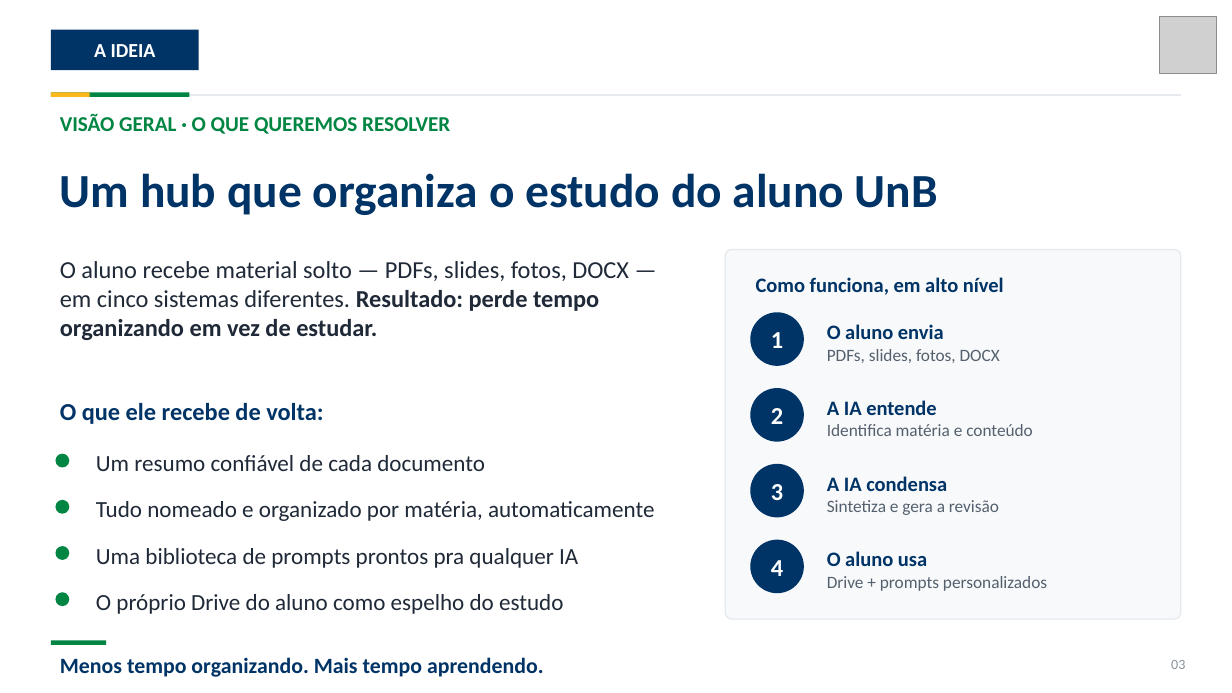
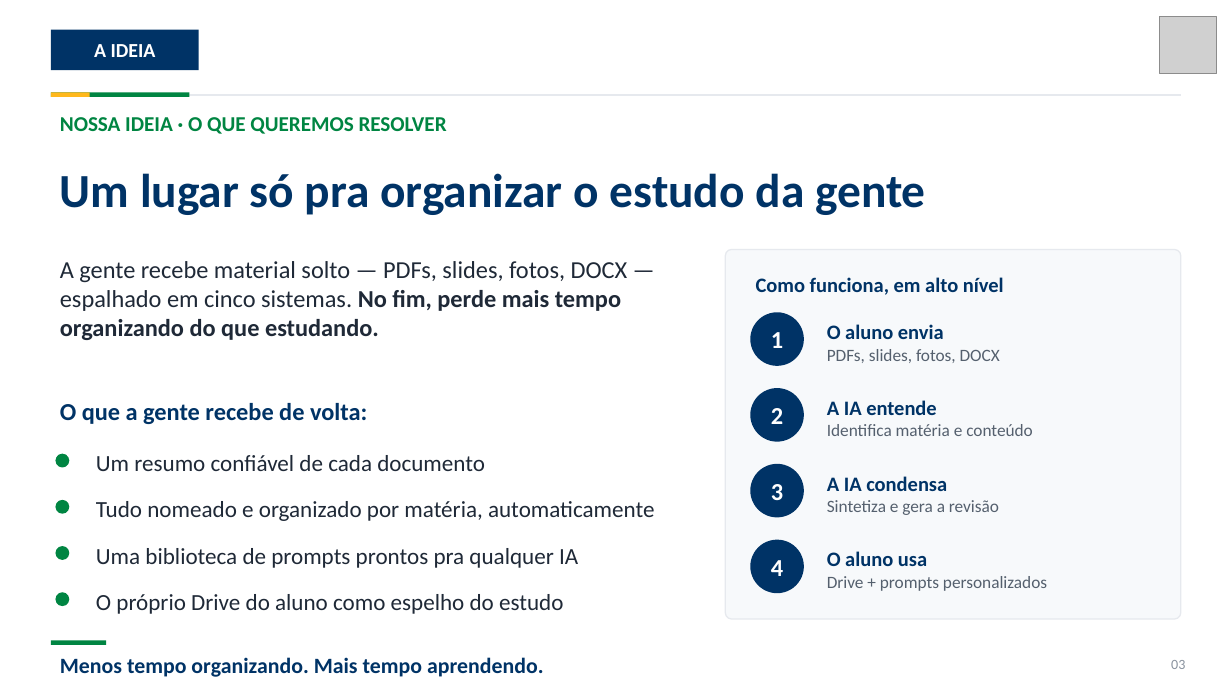
Before and after one commit to Theomurah/psp2-ia-universitarios, a slide deck: slide 3 of Entregas/Nao-Teams/Apresentacoes/PSP2_Apresentacao_Final.pptx. Drawn at 1232x693 pixels with LibreOffice and Linux fonts; fonts in the diff are those of the drawing; grey boxes stand for pictures. Boxes give left, top, right and bottom in pixels: in the first picture for what was removed or moved away, otherwise in the second. Text is boxed around its words. In the diff, an @@ line names an element or a change of style, - is before the commit and + after.

```diff
--- a/Entregas/Nao-Teams/Apresentacoes/PSP2_Apresentacao_Final.pptx
+++ b/Entregas/Nao-Teams/Apresentacoes/PSP2_Apresentacao_Final.pptx
@@ text at (x1=60, y1=117, x2=447, y2=134): text changed @@
-VISÃO GERAL · O QUE QUEREMOS RESOLVER
+NOSSA IDEIA · O QUE QUEREMOS RESOLVER
@@ text at (x1=60, y1=173, x2=926, y2=215): text changed @@
-Um hub que organiza o estudo do aluno UnB
+Um lugar só pra organizar o estudo da gente
@@ text at (x1=60, y1=261, x2=628, y2=340): text changed @@
-O aluno recebe material solto — PDFs, slides, fotos, DOCX — em cinco sistemas diferentes. Resultado: perde tempo organizando em vez de estudar.
+A gente recebe material solto — PDFs, slides, fotos, DOCX — espalhado em cinco sistemas. No fim, perde mais tempo organizando do que estudando.
@@ text at (x1=60, y1=403, x2=367, y2=424): text changed @@
-O que ele recebe de volta:
+O que a gente recebe de volta:
```
Also in this commit, not shown: 11 other slides changed, 1 slide removed.
